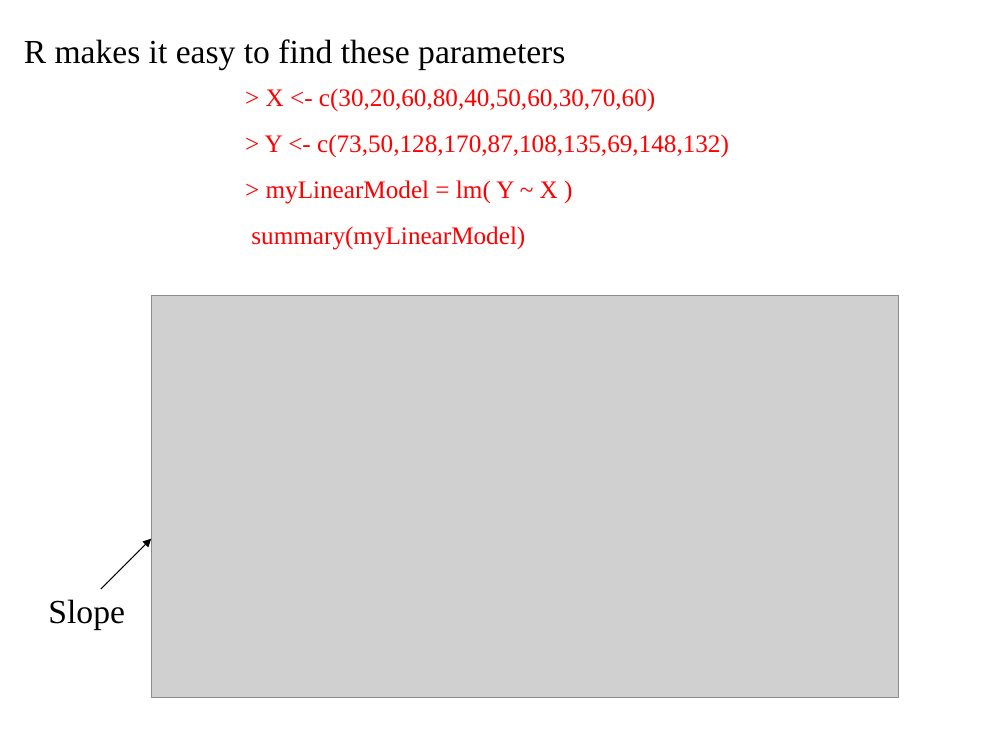
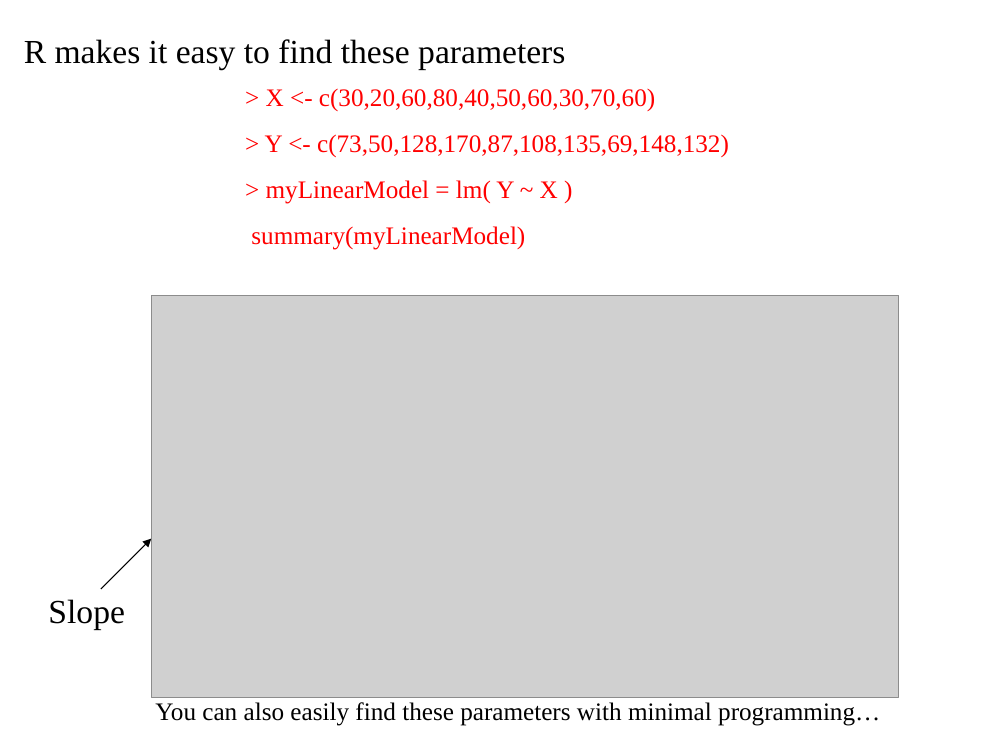
Before and after one commit to afodor/afodor.github.io, a slide deck: slide 47 of classes/stats2016/Lecture14.ppt. Drawn at 1008x756 pixels with LibreOffice and Linux fonts; fonts in the diff are those of the drawing; grey boxes stand for pictures. Boxes give left, top, right and bottom in pixels: in the first picture for what was removed or moved away, otherwise in the second. Text is boxed around its words. In the diff, an @@ line names an element or a change of style, - is before the commit and + after.

```diff
--- a/classes/stats2016/Lecture14.ppt
+++ b/classes/stats2016/Lecture14.ppt
@@ text added at (155, 702, 880, 726), 18 pt, text #000000 @@
+You can also easily find these parameters with minimal programming…
```
Also in this commit, not shown: 3 other slides changed, 1 other file.
